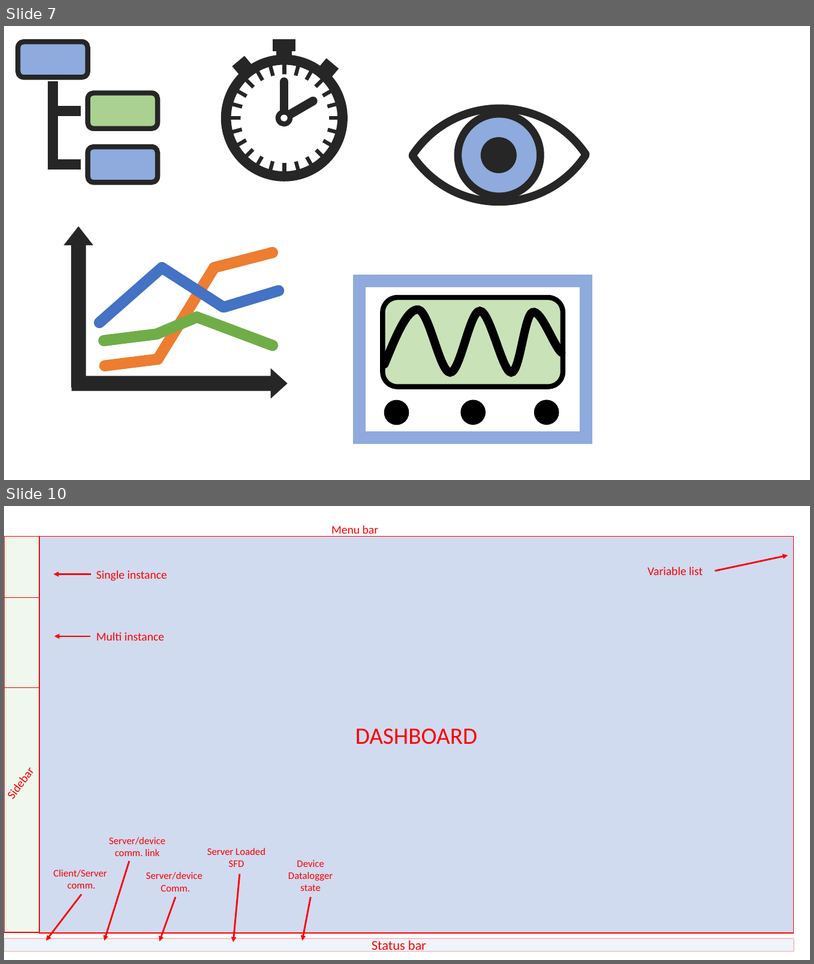
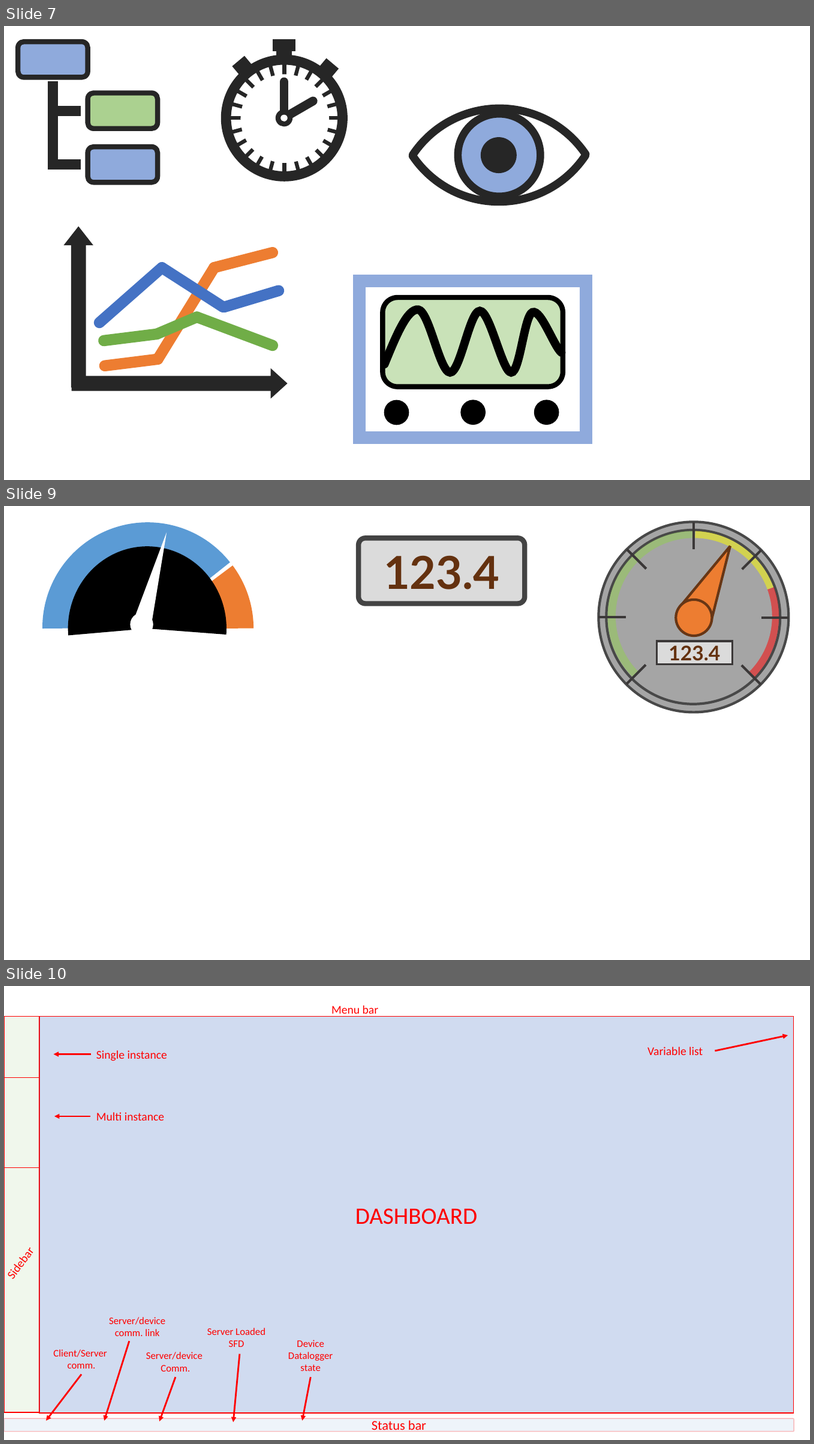
Before and after one commit to scrutinydebugger/scrutiny-devtools, a slide deck: graphics/graphics.pptx. Shown one above the other, each under a label of ours: slides 7 and 10 before the commit, slides 7, 9 and 10 after it; the slides between them are not shown. The pictures are 814x964 and 814x1444 pixels, drawn with LibreOffice and Linux fonts; fonts in the diff are those of the drawing; background and template pictures are left out. Boxes give left, top, right and bottom in pixels: in the first picture for what was removed or moved away, otherwise in the second. Text is boxed around its words. In the diff, an @@ line names an element or a change of style, - is before the commit and + after.

```diff
--- a/graphics/graphics.pptx
+++ b/graphics/graphics.pptx
@@ slide 9 added at [4,506,810,960], background #FFFFFF @@
@@ rounded rectangle added at [359,538,525,603], fill #DBDBDB, outline #434343 6 pt, 54 pt, text #64310F, bold @@
+123.4
@@ group added at [599,522,789,712]: 7 lines, 4 ellipses, 3 pie slice (boxed as its full ellipse)s, 1 triangle, 1 rectangle @@
+123.4
@@ group added at [43,522,254,733]: 3 pie slice (boxed as its full ellipse)s, 1 triangle, 1 ellipse @@
```
Also in this commit, not shown: 1 slide changed, 1 slide removed, 9 other files.
